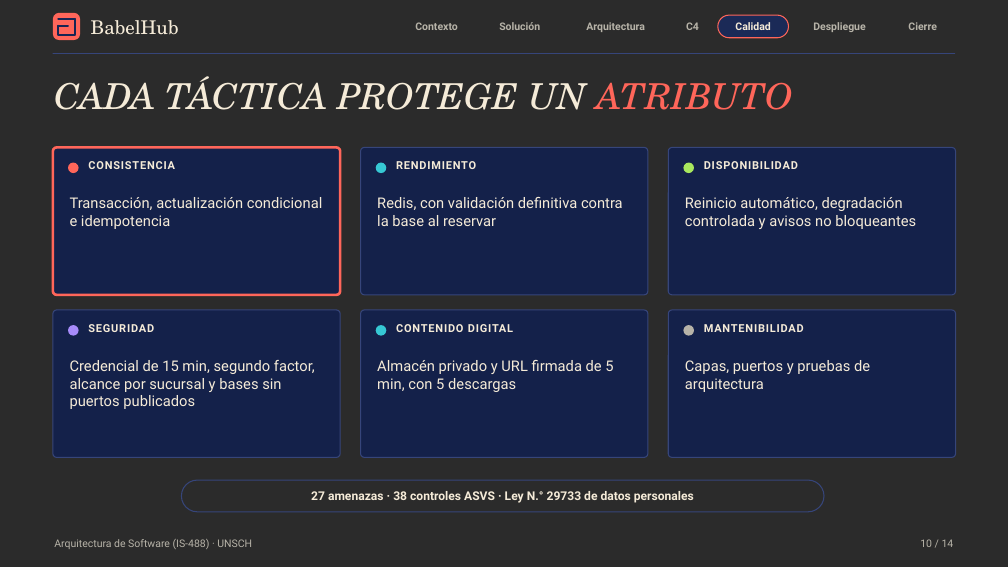
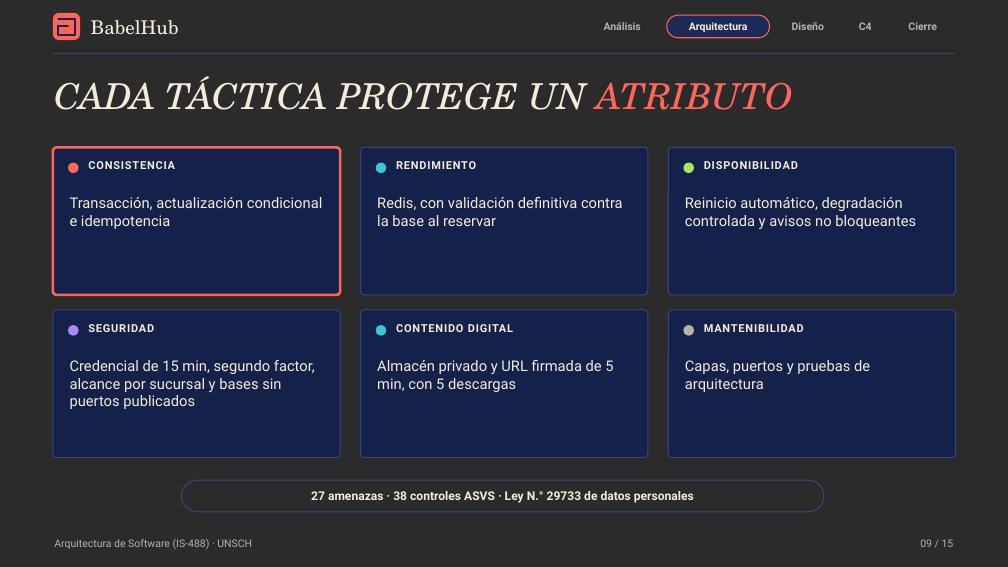
Before and after one commit to P35C4D0R4B1050/BabelHub, a slide deck: slide 9 of docs/BabelHub_Exposicion.pptx (slide 10 before the commit). Drawn at 1008x567 pixels with LibreOffice and Linux fonts; fonts in the diff are those of the drawing; background and template pictures are left out; a plain dark background stands for a picture behind light text. Boxes give left, top, right and bottom in pixels: in the first picture for what was removed or moved away, otherwise in the second. Text is boxed around its words. In the diff, an @@ line names an element or a change of style, - is before the commit and + after.

```diff
--- a/docs/BabelHub_Exposicion.pptx
+++ b/docs/BabelHub_Exposicion.pptx
@@ text removed at (415,22,457,30) @@
-Contexto
@@ text removed at (499,22,540,30) @@
-Solución
@@ text added at (604,22,641,30), 10 pt, text #B7B3A8, bold @@
+Análisis
@@ rounded rectangle "Arquitectura": place and size @@
-rounded rectangle "Arquitectura" at (586,22,645,32)
+rounded rectangle "Arquitectura" at (667,15,770,38)
@@ rounded rectangle "Arquitectura" at (667,15,770,38): text colour #B7B3A8 to #F5EBD8; fill none to #1B2A57; outline none to #FF665A 1 pt @@
@@ rounded rectangle removed at (718,15,789,38) @@
-Calidad
@@ text added at (792,22,824,30), 10 pt, text #B7B3A8, bold @@
+Diseño
@@ text removed at (813,22,865,32) @@
-Despliegue
@@ text "C4": place and size @@
-text "C4" at (686,22,699,30)
+text "C4" at (859,22,872,30)
@@ text at (920,539,954,547): text changed @@
-10 / 14
+09 / 15
```
Also in this commit, not shown: 11 other slides changed, 10 slides added, 11 slides removed.
